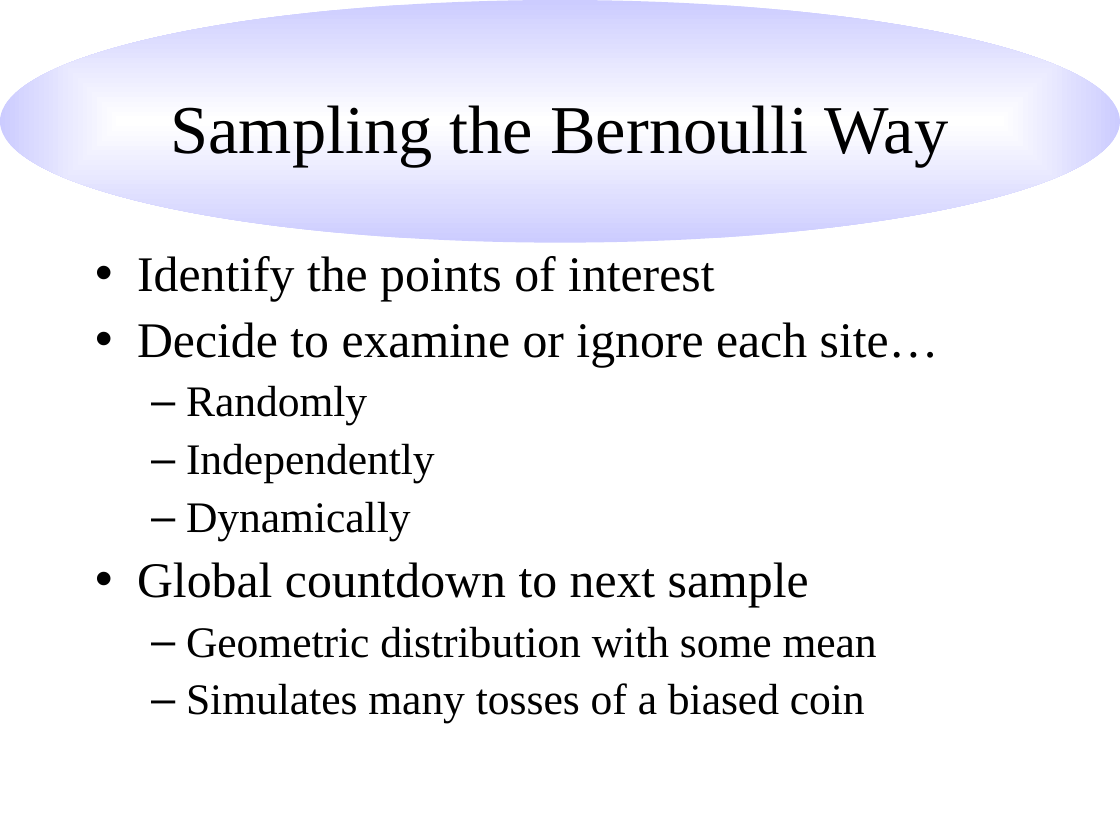
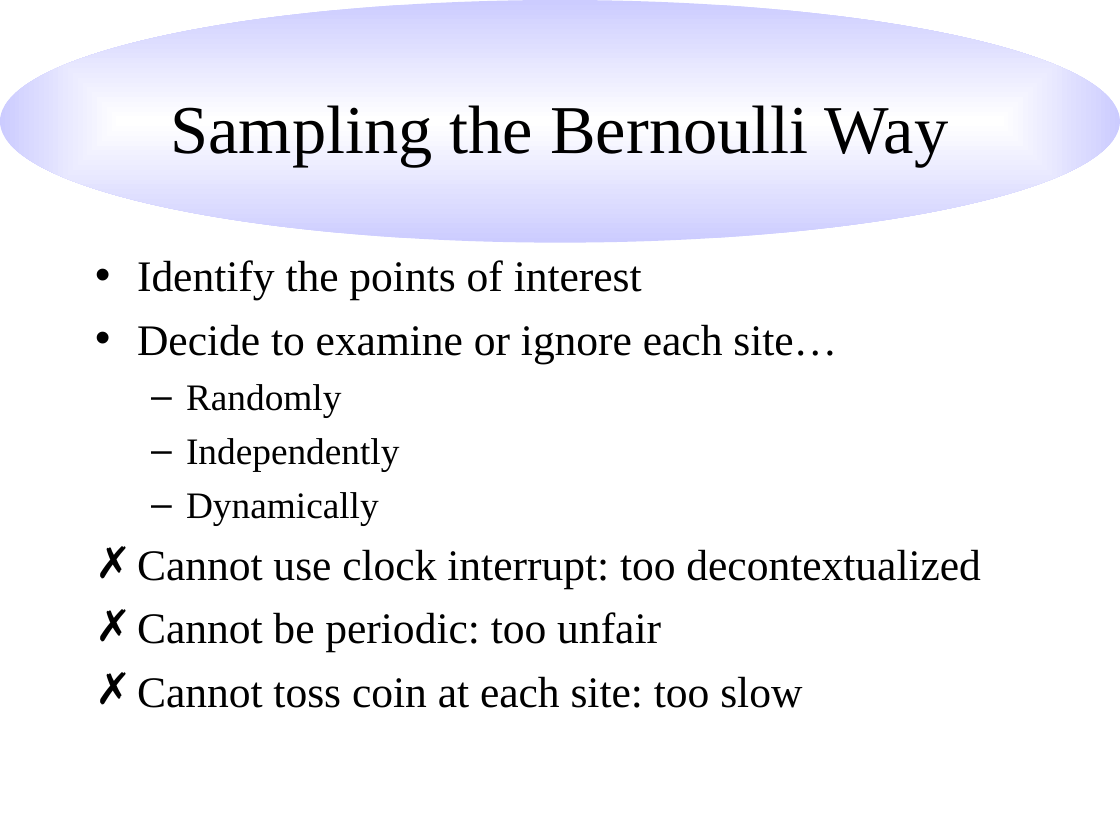
Before and after one commit to hlim1/sampler, a slide deck: slide 6 of paper/pldi.ppt (slide 4 before the commit). Drawn at 1120x840 pixels with LibreOffice and Linux fonts; fonts in the diff are those of the drawing. Boxes give left, top, right and bottom in pixels: in the first picture for what was removed or moved away, otherwise in the second. Text is boxed around its words. In the diff, an @@ line names an element or a change of style, - is before the commit and + after.

Commit message:
Many revisions suggested by Alex.  I didn't especially like his suggestions at the time, but the talk genuinely is better now.  Smart guy, that Alex is.

```diff
--- a/paper/pldi.ppt
+++ b/paper/pldi.ppt
@@ text at <box>137,260,837,526</box>: size 32 to 28 pt in "Identify the points of interest", "Decide to examine or ignore each site…"; size 28 to 24 pt in "Randomly", "Independently", "Dynamically"; line spacing 0.9 to 1; less space between paragraphs @@
@@ text at <box>137,549,981,708</box>: text changed @@
-• Global countdown to next sample
-  – Geometric distribution with some mean
-  – Simulates many tosses of a biased coin
+✗ Cannot use clock interrupt: too decontextualized
+✗ Cannot be periodic: too unfair
+✗ Cannot toss coin at each site: too slow
```
Also in this commit, not shown: 8 other slides changed, 15 slides added, 2 slides removed.
